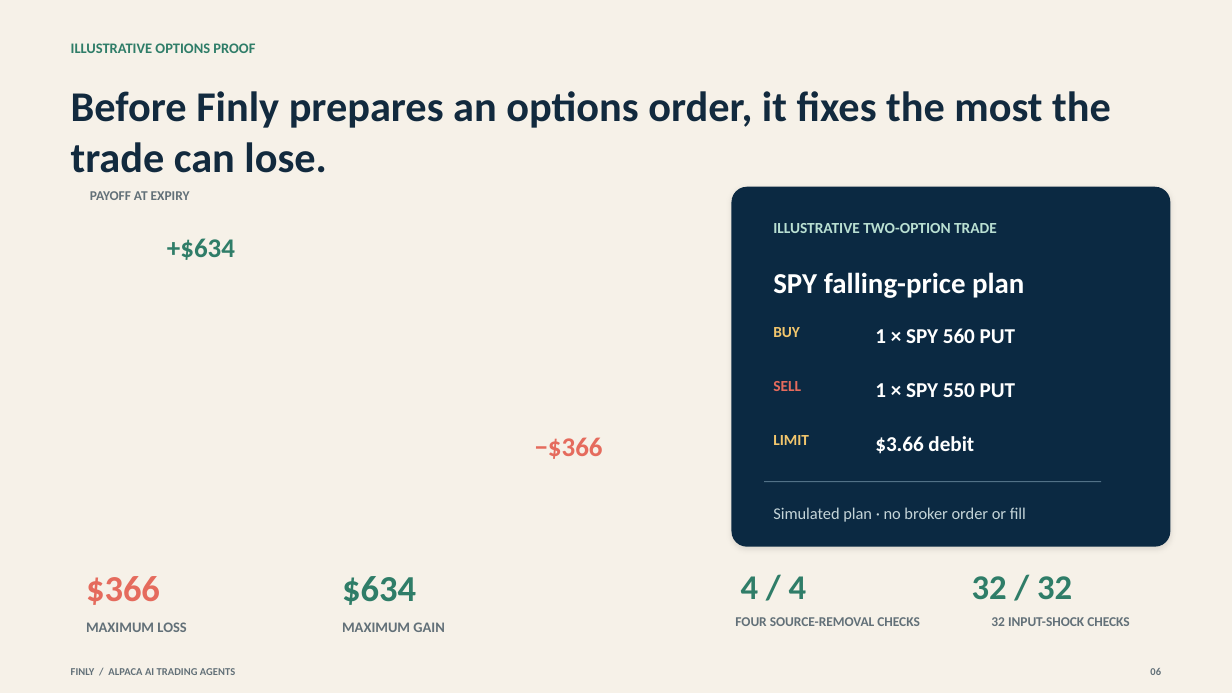
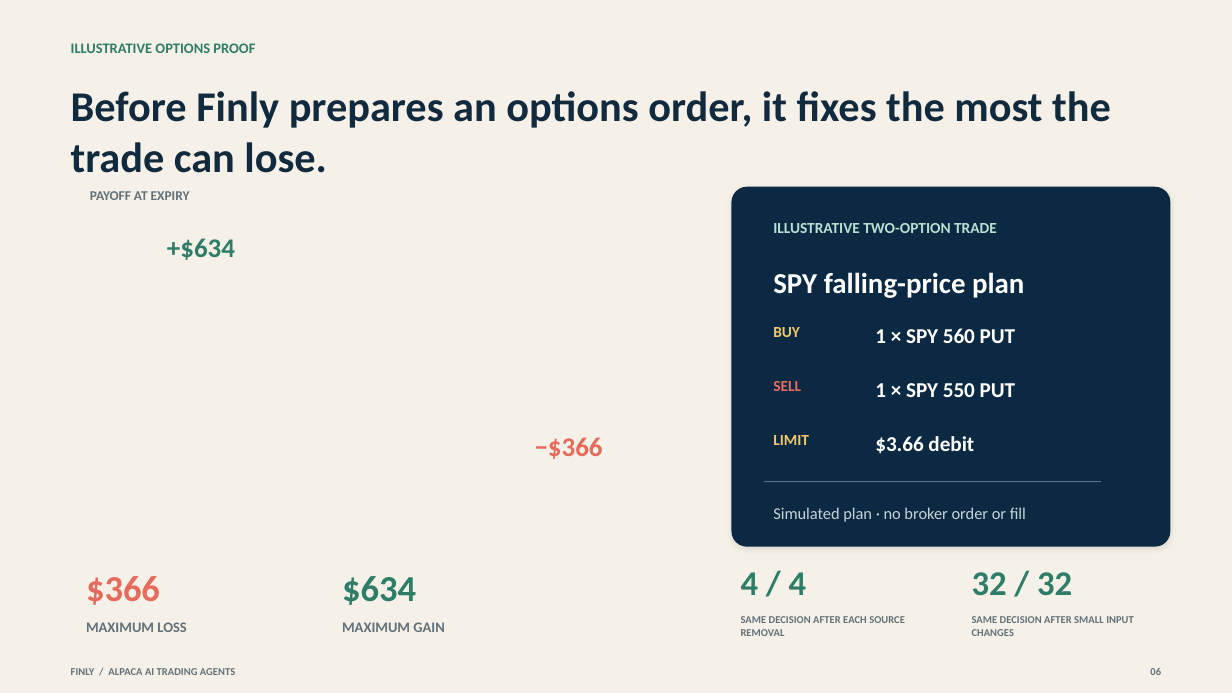
Before and after one commit to owlsowo/finly-bot, a slide deck: slide 6 of public/judge/Finly_Consulting_Deck.pptx. Drawn at 1232x693 pixels with LibreOffice and Linux fonts; fonts in the diff are those of the drawing. Boxes give left, top, right and bottom in pixels: in the first picture for what was removed or moved away, otherwise in the second. Text is boxed around its words. In the diff, an @@ line names an element or a change of style, - is before the commit and + after.

```diff
--- a/public/judge/Finly_Consulting_Deck.pptx
+++ b/public/judge/Finly_Consulting_Deck.pptx
@@ text "4 / 4": place and size @@
-text "4 / 4" at (741, 576, 807, 599)
+text "4 / 4" at (741, 572, 807, 595)
@@ text "32 / 32": place and size @@
-text "32 / 32" at (972, 576, 1072, 600)
+text "32 / 32" at (972, 572, 1072, 596)
@@ text at (741, 616, 905, 636): text changed; size 10.5 to 8.2 pt @@
-FOUR SOURCE-REMOVAL CHECKS
+SAME DECISION AFTER EACH SOURCE REMOVAL
@@ text at (972, 616, 1134, 636): text changed; size 10.5 to 8.2 pt @@
-32 INPUT-SHOCK CHECKS
+SAME DECISION AFTER SMALL INPUT CHANGES
```
Also in this commit, not shown: 6 other slides changed, 38 other files.
